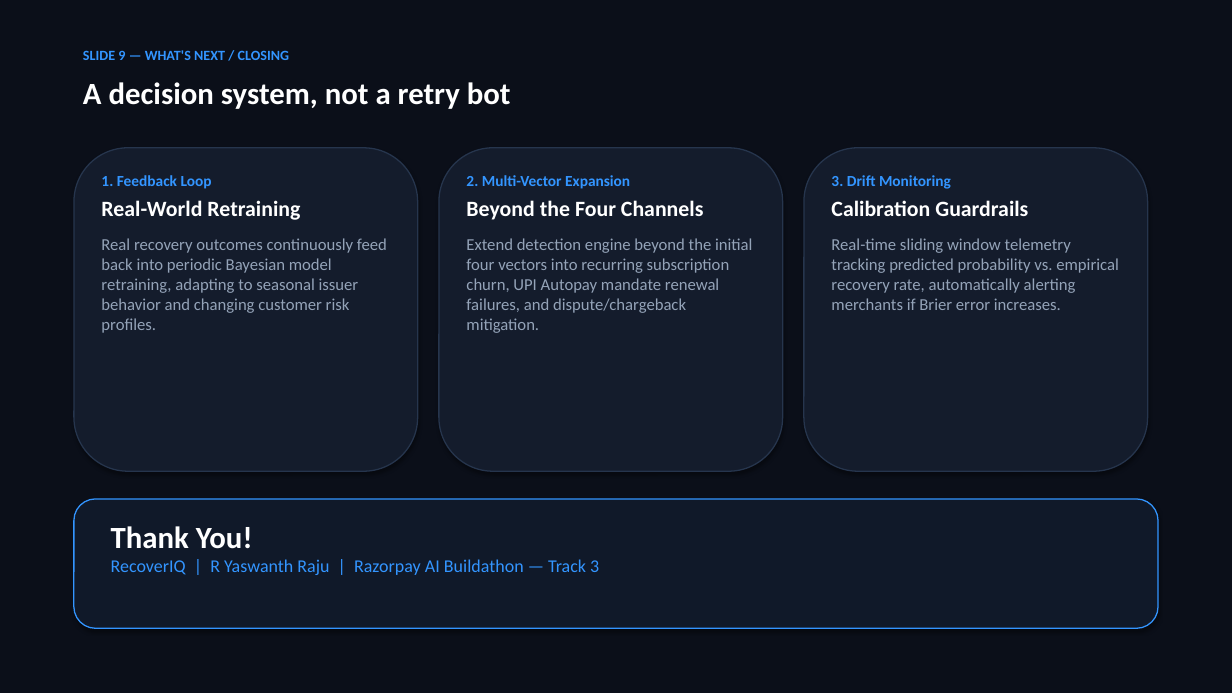
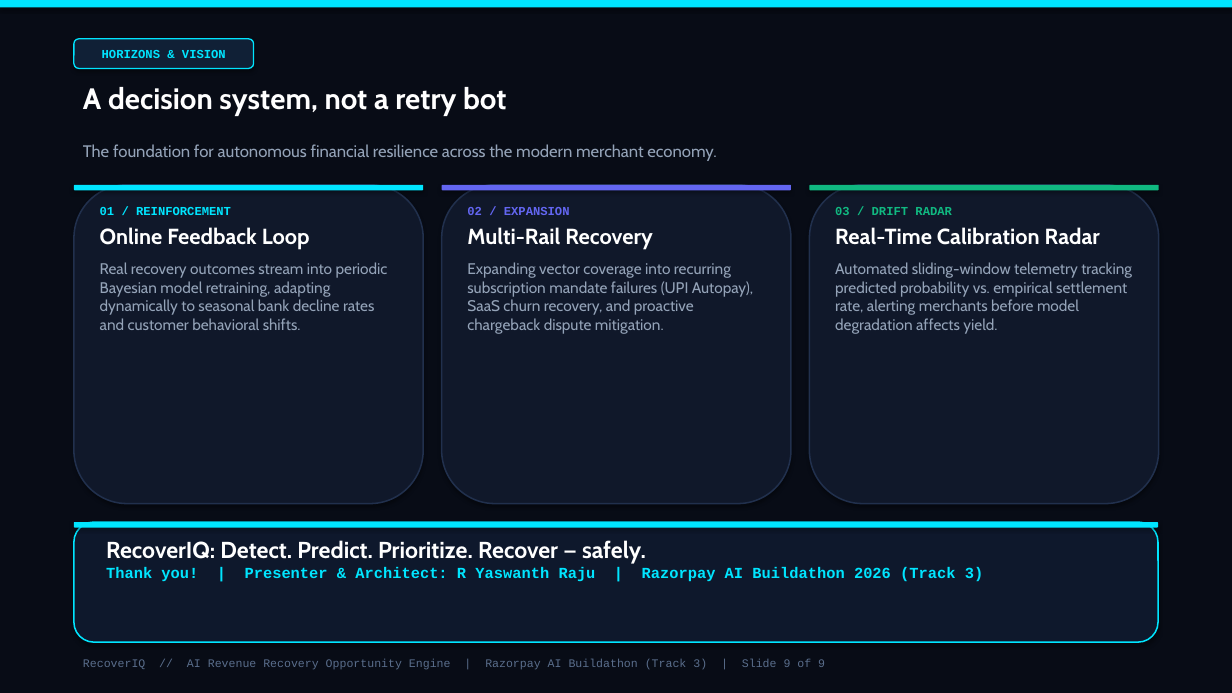
Before and after one commit to Yaswanthraju-Rallabandi/RecoverIQ-Intelligent-Revenue-Recovery-Platform, a slide deck: slide 9 of RecoverIQ_Razorpay_AI_Buildathon.pptx. Drawn at 1232x693 pixels with LibreOffice and Linux fonts; fonts in the diff are those of the drawing. Boxes give left, top, right and bottom in pixels: in the first picture for what was removed or moved away, otherwise in the second. Text is boxed around its words. In the diff, an @@ line names an element or a change of style, - is before the commit and + after.

Commit message:
style: elevate pitch deck and PowerPoint to futuristic enterprise AI theme

```diff
--- a/RecoverIQ_Razorpay_AI_Buildathon.pptx
+++ b/RecoverIQ_Razorpay_AI_Buildathon.pptx
@@ rectangle at box(0, 0, 1232, 693): fill #0B0F19 to #080C16 @@
@@ rectangle added at box(0, 0, 1232, 7), fill #00E5FF @@
@@ rounded rectangle added at box(74, 39, 254, 68), fill #102036, outline #00E5FF 1 pt, 9.5 pt, text #00E5FF, bold @@
+HORIZONS & VISION
@@ text removed at box(83, 50, 290, 60) @@
-SLIDE 9 — WHAT'S NEXT / CLOSING
@@ text "A decision system, not a ..." at box(83, 87, 506, 116): size 24 to 23 pt, font Calibri to Cabin @@
@@ rounded rectangle removed at box(74, 148, 418, 471) @@
@@ text added at box(83, 144, 716, 161), 13 pt, text #94A3B8 @@
+The foundation for autonomous financial resilience across the modern merchant economy.
@@ rounded rectangle: place and size @@
-rounded rectangle at box(439, 148, 783, 471)
+rounded rectangle at box(74, 185, 423, 504)
@@ rounded rectangle at box(74, 185, 423, 504): fill #141C2C to #10182A; outline #26354D 1 pt to #21304D 1.2 pt @@
@@ rounded rectangle added at box(74, 185, 423, 190), fill #00E5FF @@
@@ text at box(100, 207, 388, 330): text changed; size 13 to 12 pt; font Calibri to Cabin @@
-1. Feedback Loop
-Real-World Retraining
-Real recovery outcomes continuously feed back into periodic Bayesian model retraining, adapting to seasonal issuer behavior and changing customer risk profiles.
+01 / REINFORCEMENT
+Online Feedback Loop
+Real recovery outcomes stream into periodic Bayesian model retraining, adapting dynamically to seasonal bank decline rates and customer behavioral shifts.
@@ rounded rectangle added at box(442, 185, 791, 504), fill #10182A, outline #21304D 1.2 pt @@
@@ rounded rectangle added at box(442, 185, 791, 190), fill #6366F1 @@
@@ text at box(467, 207, 753, 334): text changed; size 13 to 12 pt; font Calibri to Cabin @@
-2. Multi-Vector Expansion
-Beyond the Four Channels
-Extend detection engine beyond the initial four vectors into recurring subscription churn, UPI Autopay mandate renewal failures, and dispute/chargeback mitigation.
+02 / EXPANSION
+Multi-Rail Recovery
+Expanding vector coverage into recurring subscription mandate failures (UPI Autopay), SaaS churn recovery, and proactive chargeback dispute mitigation.
@@ rounded rectangle at box(810, 185, 1159, 504): fill #141C2C to #10182A; outline #26354D 1 pt to #21304D 1.2 pt @@
@@ rounded rectangle: place and size @@
-rounded rectangle at box(804, 148, 1148, 471)
+rounded rectangle at box(810, 185, 1159, 504)
@@ rounded rectangle added at box(810, 185, 1159, 190), fill #10B981 @@
@@ text at box(835, 207, 1132, 334): text changed; size 13 to 12 pt; font Calibri to Cabin @@
-3. Drift Monitoring
-Calibration Guardrails
-Real-time sliding window telemetry tracking predicted probability vs. empirical recovery rate, automatically alerting merchants if Brier error increases.
+03 / DRIFT RADAR
+Real-Time Calibration Radar
+Automated sliding-window telemetry tracking predicted probability vs. empirical settlement rate, alerting merchants before model degradation affects yield.
@@ rounded rectangle: place and size @@
-rounded rectangle at box(74, 499, 1158, 628)
+rounded rectangle at box(74, 522, 1158, 642)
@@ rounded rectangle at box(74, 522, 1158, 642): fill #101929 to #0E182C; outline #3395FF 1 pt to #00E5FF 1.2 pt @@
@@ rounded rectangle added at box(74, 522, 1158, 528), fill #00E5FF @@
@@ text at box(106, 540, 983, 581): text changed; size 14 to 12 pt; font Calibri to Courier New; text colour #3395FF to #00E5FF; bold on @@
-Thank You!
-RecoverIQ | R Yaswanth Raju | Razorpay AI Buildathon — Track 3
+RecoverIQ: Detect. Predict. Prioritize. Recover — safely.
+Thank you! | Presenter & Architect: R Yaswanth Raju | Razorpay AI Buildathon 2026 (Track 3)
@@ text added at box(83, 659, 825, 670), 9 pt, text #5A6E8C @@
+RecoverIQ // AI Revenue Recovery Opportunity Engine | Razorpay AI Buildathon (Track 3) | Slide 9 of 9
```
Also in this commit, not shown: 5 other slides changed, 3 slides added, 3 slides removed, 1 other file.
